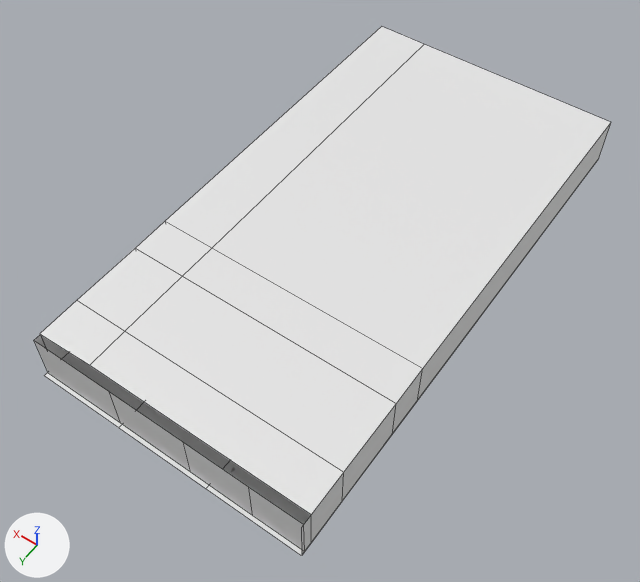
One commit to the Blender file DustMiteLegs.blend: the scene before it, then after it.
One viewpoint serves both versions: a 50 mm lens placed at (-247.0, 226.0, 651.0), pointed at (52.0, -192.0, -6.0). The axes (+X, +Y, +Z) are drawn at lower left. The lights are the same throughout. The picture after the commit comes second. Mesh edges are drawn as thin lines on the coarser meshes.

Names of what the first picture shows: 'BackPlane', 'FloorPlane', 'Plane.002'.
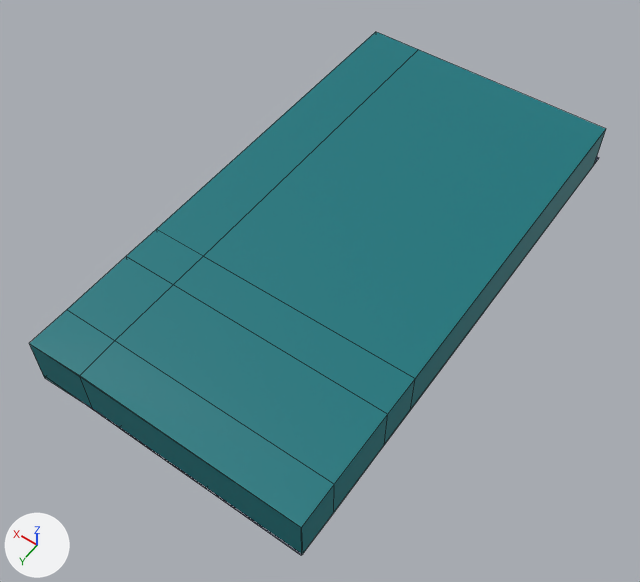
The change, as a list of edits to the scene's bpy script:
```text
Add mat_teal:
    mat_teal = principled_material('Teal')
    mat_teal.base_color = (0.0, 0.18, 0.204)  # cyan #00767d
Add mat_floor:
    mat_floor = principled_material('Floor')
    mat_floor.base_color = (0.0, 0.00221, 0.0383)  # dark blue #000737
Change me_plane:
    where me_plane.from_pydata(...)  # 12 vertices, 6 faces; spans x -25.0..49.0, y -127.0..25.0, z 0.0
    add me_plane.materials.append(mat_floor)  # dark blue #000737
Change me_plane_002:
    used by ob_plane_002; location = (-87.0, -3.0, 25.0); rotation_euler = (1.571, 0.0, 1.571), in degrees (90, 0, 90)
    remove me_plane_002.from_pydata(...)  # 27 vertices, 17 faces; spans x -499.0..29.0, y -28.0..25.0, z 0.0..276.0
    add me_plane_002.from_pydata(...)  # 31 vertices, 20 faces; spans x -499.0..18.0, y -28.0..25.0, z 0.0..276.0
    me_plane_002 part 1
    1 vertex is removed from x 29.0, y -25.0, z 0.0
    3 faces are deleted
    1 vertex moves from x 28.0, y 25.0, z 0.0 to x 16.0, y -25.0, z 0.0
    5 vertices are added at (16.0, 24.0, 220.0), (18.0, 25.0, 276.0), (16.0, 25.0, 0.0), (18.0, -27.0, 276.0), (16.0, -28.0, 220.0)
    6 new faces join them
    me_plane_002 part 2: 14 faces spanning x -499.0..18.0, y -28.0..25.0, z 0.0..276.0 switch from no material to mat_teal (cyan #00767d)
Remove ob_backplane:
    ob_backplane = bpy.data.objects.new('BackPlane', me_plane_001)
    ob_backplane.location = (-62.0, 22.0, 25.0)
    ob_backplane.rotation_euler = (1.571, 0.0, 0.0)  # degrees (90, 0, 0)
Change ob_plane_002:
    ob_plane_002.location: (-87.0, -3.0, 25.0) -> (-87.0, 9.0, 25.0)
```

Location of each change, (x1, y1, x2, y2) in pixels of the pictures (640 x 582 px):
'Plane.002', reshaped, moved
    before: (40, 26, 611, 555)
    after: (29, 32, 606, 555)
'BackPlane', deleted
    before: (34, 334, 305, 550)
'FloorPlane', recoloured
    both: (68, 392, 302, 556)
part 1 of me_plane_002, built on
    before: (40, 301, 343, 555)
    after: (29, 310, 334, 554)
part 2 of me_plane_002, recoloured (white to cyan)
    before: (41, 26, 611, 543)
    after: (67, 32, 606, 555)
